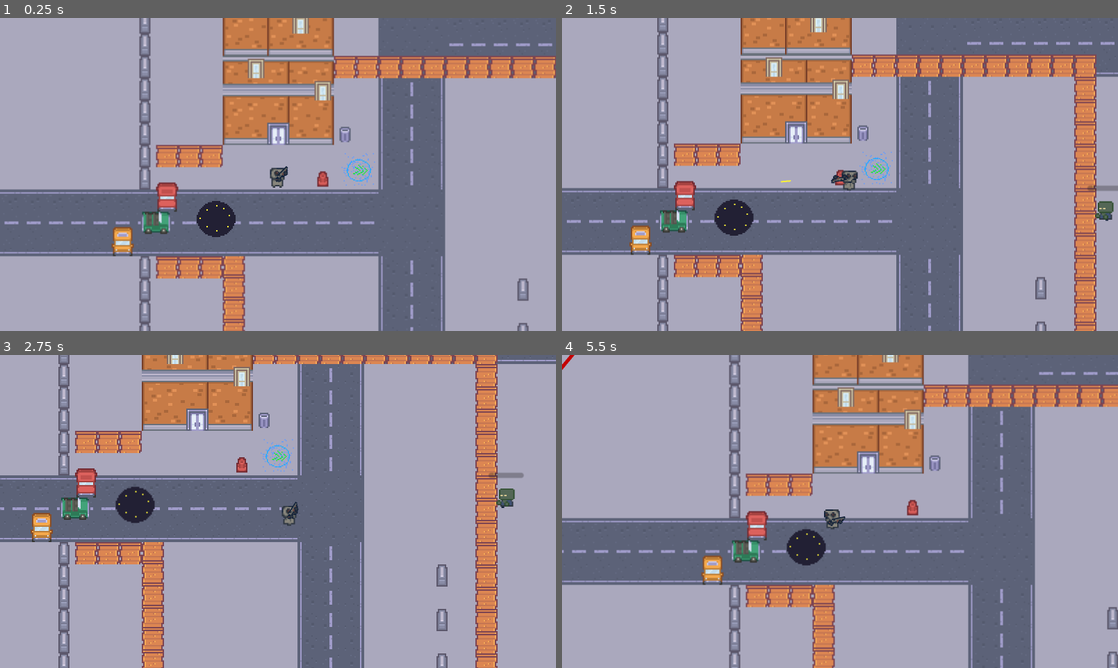
Above: before the commit, frames 1-4 (two rows, left to right).
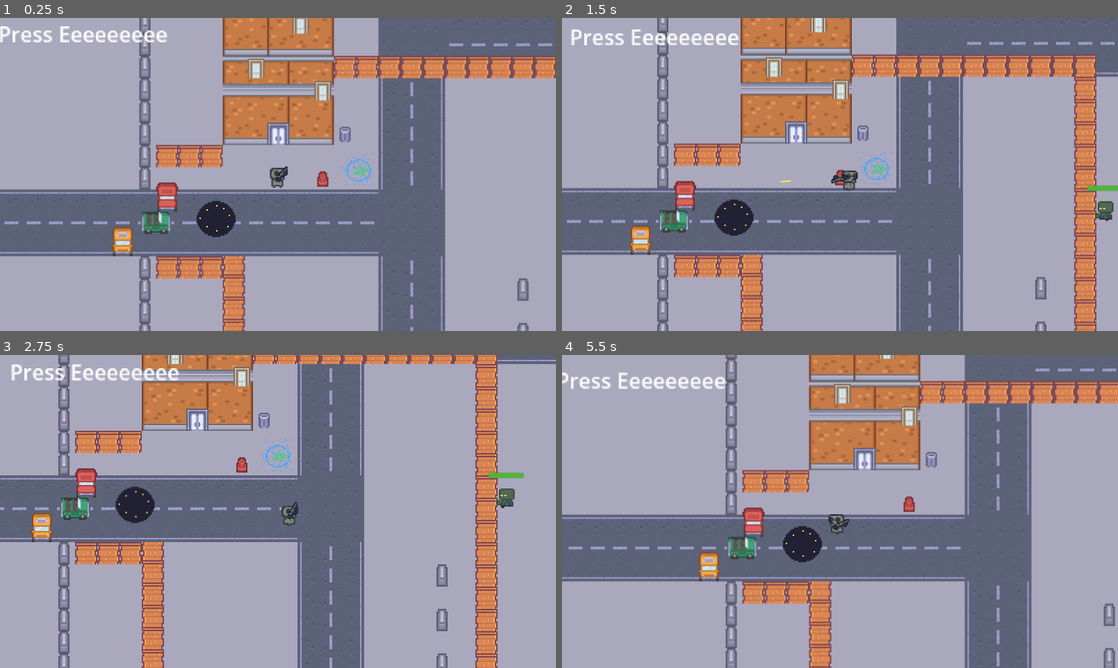
Above: after the commit, the same moments.

Repository: JaronYankey/project-z
Game: Godot game, scene res://Scenes/main.tscn
The game is run twice, just before and just after one commit, with the same random seed, the same clock (stepped at 60 frames per second) and the same inputs. Sound files missing from this copy of the repository are replaced by a short silence.
Inputs (mouse positions are in pixels of both pictures, inside the frame that each line leads up to):
- Up to frame 1 (0.25 s): no input
- Up to frame 2 (1.5 s): tap Enter at 0.5 s; move the mouse to (962, 158) at 0.52 s; hold D (right) 0.53-1.28 s; tap E (interact) at 0.6 s; move the mouse to (728, 190) at 1.27 s; hold S (down) from 1.28 s (still down); click (728, 190) at 1.35 s
- Up to frame 3 (2.75 s): move the mouse to (333, 442) at 2.02 s; release S (down) at 2.03 s; hold D (right) from 2.03 s (still down); hold Space (special_power) from 2.03 s (still down)
- Up to frame 4 (5.5 s): move the mouse to (812, 574) at 2.77 s; release D (right) at 2.78 s; release Space (special_power) at 2.78 s; hold W (up) 2.78-3.53 s; tap E (interact) at 2.85, 5.1 s; move the mouse to (1006, 558) at 3.52 s; press the mouse at (1006, 558) at 3.53 s; hold A (left) 3.53-5.03 s; move the mouse to (673, 464) at 4.27 s; release the mouse at (673, 464) at 4.28 s; tap Space (special_power) at 4.35 s; move the mouse to (867, 511) at 5.02 s; hold S (down) from 5.03 s (still down)

The runs differ from the first frame. In frame 1, 0.7% of the frame differs, in the area x 0-31%, y 2-8%; in frame 2, 0.8%; in frame 3, 0.8%; in frame 4, 19%, in the area x 0-100%, y 0-100%.

Commit message:
Added more sounds and fixed minor bugs

Diff:
--- a/Scenes/hud.tscn
+++ b/Scenes/hud.tscn
@@ -2,14 +2,22 @@
 
 [node name="HUD" type="Control"]
 layout_mode = 3
-anchors_preset = 0
-offset_right = 1604.0
-offset_bottom = 895.0
+anchors_preset = 8
+anchor_left = 0.5
+anchor_top = 0.5
+anchor_right = 0.5
+anchor_bottom = 0.5
+offset_left = -802.0
+offset_top = -447.5
+offset_right = 802.0
+offset_bottom = 447.5
+grow_horizontal = 2
+grow_vertical = 2
+size_flags_horizontal = 4
+size_flags_vertical = 4
 
 [node name="Label" type="Label" parent="."]
-layout_mode = 0
-offset_left = 767.0
-offset_top = 512.0
-offset_right = 920.0
-offset_bottom = 546.0
+layout_mode = 1
+offset_right = 153.0
+offset_bottom = 34.0
 text = "Press Eeeeeeeee"
--- a/Scenes/main.tscn
+++ b/Scenes/main.tscn
@@ -8,6 +8,7 @@
 [ext_resource type="PackedScene" uid="uid://d3t46u4g7mpha" path="res://Scenes/spawner.tscn" id="4_o1fjq"]
 [ext_resource type="PackedScene" uid="uid://c87lae6frmbbr" path="res://Scenes/nimble_power.tscn" id="6_21xkr"]
 [ext_resource type="PackedScene" uid="uid://ol8fcgtf8akr" path="res://Scenes/terry.tscn" id="6_344ge"]
+[ext_resource type="AudioStream" uid="uid://ct43us5ypfu5a" path="res://Assests/Music/Ambient Vol3 Defeat Main.wav" id="8_ynf5e"]
 
 [node name="Main" type="Node"]
 script = ExtResource("1_hae6f")
@@ -52,8 +53,12 @@
 position = Vector2(-314, -632)
 
 [node name="LevelMusic" type="AudioStreamPlayer2D" parent="."]
+stream = ExtResource("8_ynf5e")
+autoplay = true
 
 [node name="Terry" parent="." instance=ExtResource("6_344ge")]
 position = Vector2(-723, -492)
 
+[node name="CritTest" type="AudioStreamPlayer2D" parent="."]
+
 [connection signal="timeout" from="SpawnTimer" to="." method="_on_spawn_timer_timeout"]
--- a/Scenes/player.tscn
+++ b/Scenes/player.tscn
@@ -1,7 +1,10 @@
-[gd_scene load_steps=13 format=3 uid="uid://dlcfb4labhork"]
+[gd_scene load_steps=16 format=3 uid="uid://dlcfb4labhork"]
 
 [ext_resource type="Script" uid="uid://ce7fyrlaqthtx" path="res://Scripts/player.gd" id="1_oukv8"]
 [ext_resource type="Texture2D" uid="uid://bwds1x05mwdva" path="res://Assests/Art/PlayerSprites/PlayerBase.png" id="2_cvnsp"]
+[ext_resource type="AudioStream" uid="uid://dup177nkq1q53" path="res://Assests/Sound/Moving/dashTest.wav" id="3_6t5aa"]
+[ext_resource type="PackedScene" uid="uid://ulmrovix8u3m" path="res://Scenes/hud.tscn" id="4_vgqql"]
+[ext_resource type="AudioStream" uid="uid://yngd5xrt5q0i" path="res://Assests/Sound/GunSounds/slicev1wav.wav" id="5_fkybt"]
 
 [sub_resource type="AtlasTexture" id="AtlasTexture_6t5aa"]
 atlas = ExtResource("2_cvnsp")
@@ -78,6 +81,8 @@
 script = ExtResource("1_oukv8")
 dashing_speed = 600.0
 dash_time = 0.4
+slice_sound = ExtResource("5_fkybt")
+dash_sound = ExtResource("3_6t5aa")
 metadata/_edit_group_ = true
 
 [node name="AnimatedSprite2D" type="AnimatedSprite2D" parent="."]
@@ -101,5 +106,17 @@
 [node name="Camera2D" type="Camera2D" parent="."]
 process_callback = 0
 
+[node name="AudioStreamPlayer2D" type="AudioStreamPlayer2D" parent="."]
+stream = ExtResource("3_6t5aa")
+
+[node name="HUD" parent="." instance=ExtResource("4_vgqql")]
+offset_left = -212.0
+offset_top = -118.0
+offset_right = 214.0
+offset_bottom = 121.0
+
+[node name="Slice" type="AudioStreamPlayer2D" parent="."]
+stream = ExtResource("5_fkybt")
+
 [connection signal="body_entered" from="Area2DSpawnInhibitor" to="." method="_on_area_2d_spawn_inhibitor_body_entered"]
 [connection signal="body_exited" from="Area2DSpawnInhibitor" to="." method="_on_area_2d_spawn_inhibitor_body_exited"]
--- a/Scenes/terry.tscn
+++ b/Scenes/terry.tscn
@@ -11,7 +11,10 @@
 radius = 188.13
 
 [sub_resource type="CircleShape2D" id="CircleShape2D_v1w1x"]
-radius = 57.0789
+radius = 56.0089
+
+[sub_resource type="CircleShape2D" id="CircleShape2D_osmod"]
+radius = 85.0235
 
 [node name="Terry" type="RigidBody2D" groups=["terry"]]
 physics_material_override = SubResource("PhysicsMaterial_3p6b6")
@@ -28,7 +31,7 @@
 texture = ExtResource("1_4swkh")
 
 [node name="Line2D" type="Line2D" parent="."]
-default_color = Color(0.768627, 0, 0, 1)
+default_color = Color(0.529935, 0.366272, 0.202985, 1)
 
 [node name="Area2D" type="Area2D" parent="."]
 
@@ -37,3 +40,10 @@
 
 [node name="CollisionShape2D" type="CollisionShape2D" parent="."]
 shape = SubResource("CircleShape2D_v1w1x")
+
+[node name="TerryBodyZone" type="Area2D" parent="."]
+
+[node name="TerryBody" type="CollisionShape2D" parent="TerryBodyZone"]
+shape = SubResource("CircleShape2D_osmod")
+
+[connection signal="body_entered" from="TerryBodyZone" to="." method="_on_terry_body_zone_body_entered"]
--- a/Scenes/zombie.tscn
+++ b/Scenes/zombie.tscn
@@ -1,7 +1,9 @@
-[gd_scene load_steps=9 format=3 uid="uid://dcqsh2kvsd1eb"]
+[gd_scene load_steps=12 format=3 uid="uid://dcqsh2kvsd1eb"]
 
 [ext_resource type="Script" uid="uid://b01s4x8uqkebb" path="res://Scripts/zombie.gd" id="1_p82q3"]
 [ext_resource type="Texture2D" uid="uid://dvjb5qo4f3m1o" path="res://Assests/Art/EnemySprites/zombie.png" id="2_n70j1"]
+[ext_resource type="AudioStream" uid="uid://c3oj4v06mlg6f" path="res://Assests/Sound/ZombieSounds/Flesh Hit B.wav" id="3_iyl7r"]
+[ext_resource type="AudioStream" uid="uid://pcdn3p6ctsfm" path="res://Assests/Sound/ZombieSounds/DeathSoundv1.wav" id="4_vy0uf"]
 
 [sub_resource type="AtlasTexture" id="AtlasTexture_iyl7r"]
 atlas = ExtResource("2_n70j1")
@@ -43,6 +45,9 @@
 radius = 6.4
 height = 17.6
 
+[sub_resource type="StyleBoxFlat" id="StyleBoxFlat_n70j1"]
+bg_color = Color(0.323825, 0.701234, 0.224525, 1)
+
 [node name="Zombie" type="CharacterBody2D" groups=["basic_zombie"]]
 scale = Vector2(3.75, 3.75)
 motion_mode = 1
@@ -64,4 +69,14 @@
 offset_right = 17.0
 offset_bottom = 8.0
 rotation = 1.5708
+theme_override_styles/fill = SubResource("StyleBoxFlat_n70j1")
+fill_mode = 3
 show_percentage = false
+
+[node name="AudioStreamPlayer2D" type="AudioStreamPlayer2D" parent="."]
+stream = ExtResource("3_iyl7r")
+
+[node name="DeathSound" type="AudioStreamPlayer2D" parent="."]
+stream = ExtResource("4_vy0uf")
+
+[connection signal="finished" from="DeathSound" to="." method="_on_death_sound_finished"]
--- a/Scripts/bullet.gd
+++ b/Scripts/bullet.gd
@@ -1,5 +1,6 @@
 extends Area2D
 
+signal crit
 
 @onready var audio_player = $AudioStreamPlayer2D
 var speed: float = 800
@@ -19,6 +20,10 @@
 func _on_body_entered(body):
 	# Zombies will have health so, they wont be one shot. This is temporary.
 	if body.is_in_group("basic_zombie"):
-		body.queue_free() # Don't know if we have to "set defered physics" at some point? Like we did in
+		body.shot(50)
+		if randi() % 8 == 1:
+			body.shot(100)
+			emit_signal("crit")
+		#body.queue_free() # Don't know if we have to "set defered physics" at some point? Like we did in
 	# dodge the creeps. I don't know if it will matter for preformance later on.
 	queue_free() # Destroy bullet on impact
--- a/Scripts/main.gd
+++ b/Scripts/main.gd
@@ -8,6 +8,9 @@
 	spawners_array = get_tree().get_nodes_in_group("spawner")
 	spawn_timer.start()
 
+
+func _on_crit():
+	print("CRIT RECEIVED!!!")
 #TODO Need to do something about the custome ghetto scaling for sprites that i'm doing currently. r
 
 # TODO: Make it so zombies dont spawn if the player is in the area. I dont ever
--- a/Scripts/player.gd
+++ b/Scripts/player.gd
@@ -8,6 +8,11 @@
 # Dashing TEST
 @export var dashing_speed: float = 400.0
 @export var dash_time: float = 0.2
+
+# These don't work how I thought
+@export var slice_sound : AudioStream
+@export var dash_sound : AudioStream
+
 
 @onready var camera = $Camera2D
 @onready var animations = $AnimatedSprite2D
@@ -80,6 +85,7 @@
 func dash(delta):
 	if not power_ready:
 		power_ready = true
+		$AudioStreamPlayer2D.play() # Temporary works for dash sound
 		velocity = velocity.move_toward(DisplayServer.mouse_get_position(), acceleration * delta )
 		velocity *= dashing_speed / max_speed
 		await get_tree().create_timer(dash_time).timeout
@@ -99,7 +105,9 @@
 		terry = body
 	# Rough "mele" kill mechanic
 	if body.is_in_group("basic_zombie") and power_ready:
-		body.queue_free()
+		body.shot(200)
+		$Slice.play()
+
 
 
 
--- a/Scripts/terry.gd
+++ b/Scripts/terry.gd
@@ -7,8 +7,15 @@
 var player_ref: Node2D = null
 var direction: Vector2
 
+@onready var terry_collison = $CollisionShape2D
+
 func _ready():
 	player_ref = get_tree().get_first_node_in_group("player")
+
+
+func _process(delta):
+	pass
+
 
 func _physics_process(delta):
 
@@ -22,5 +29,12 @@
 
 		# Leash visual
 		$Line2D.clear_points()
-		$Line2D.add_point(position)
-		$Line2D.add_point(player_ref.position)
+		$Line2D.points = [
+			$Line2D.to_local(global_position),
+			$Line2D.to_local(player_ref.global_position)
+		]
+
+
+func _on_terry_body_zone_body_entered(body):
+	if body.is_in_group("basic_zombie"):
+		print("DEALT 10 DAMAGE!!")
--- a/Scripts/zombie.gd
+++ b/Scripts/zombie.gd
@@ -2,6 +2,7 @@
 
 @export var speed: float = 50
 @onready var animation = $AnimatedSprite2D
+@onready var health_bar = $ProgressBar
 var player: Node2D = null
 var terry: Node2D = null
 var target: Node2D = null
@@ -11,6 +12,7 @@
 	player = get_tree().get_first_node_in_group("player")
 	terry = get_tree().get_first_node_in_group("terry")
 	targets = [terry, terry, terry, player]
+	health_bar.value = 100
 
 	target = targets.pick_random()
 func _physics_process(delta):
@@ -23,3 +25,19 @@
 		velocity = direction * speed
 		move_and_slide()
 		animation.play()
+
+func _process(delta):
+	if health_bar.value <= 0:
+		set_process(false)
+		set_physics_process(false)
+		$CollisionShape2D.disabled = true
+		self.hide()
+		$DeathSound.play()
+
+func shot(damage: int):
+	health_bar.value = health_bar.value - damage
+	$AudioStreamPlayer2D.play()
+
+
+func _on_death_sound_finished():
+	queue_free()
Not shown, added: Assests/Music/Ambient Vol3 Defeat Main.wav.import
Not shown, added: Assests/Sound/GunSounds/slicev1wav.wav.import
Not shown, added: Assests/Sound/Moving/dashTest.wav.import
Not shown, added: Assests/Sound/ZombieSounds/DeathSoundv1.wav.import
Not shown, added: Assests/Sound/ZombieSounds/Flesh Hit A.wav.import
Not shown: 1 places in Scenes/main.tscn that only renumber resources
Not shown: 1 places in Scenes/terry.tscn that only renumber resources
Not shown, added: Assests/Music/Ambient Vol3 Defeat Main.wav
Not shown, added: Assests/Sound/GunSounds/slicev1wav.wav
Not shown, added: Assests/Sound/Moving/dashTest.wav
Not shown, added: Assests/Sound/ZombieSounds/DeathSoundv1.wav
Not shown, added: Assests/Sound/ZombieSounds/Flesh Hit A.wav
